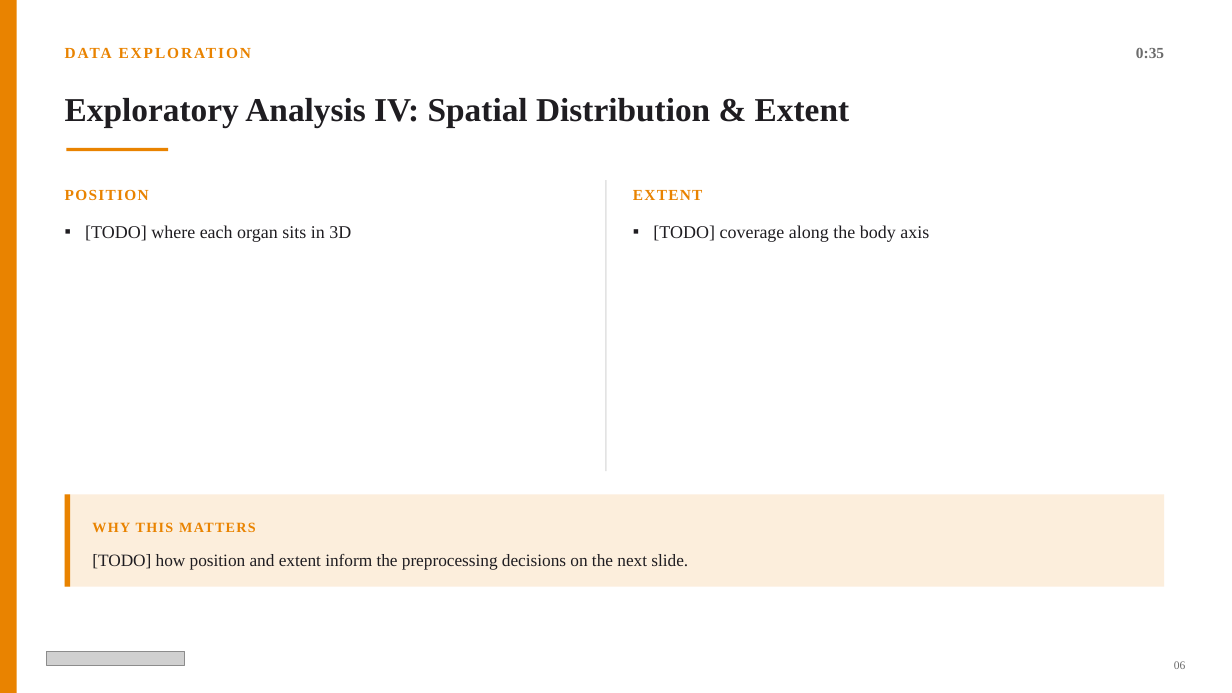
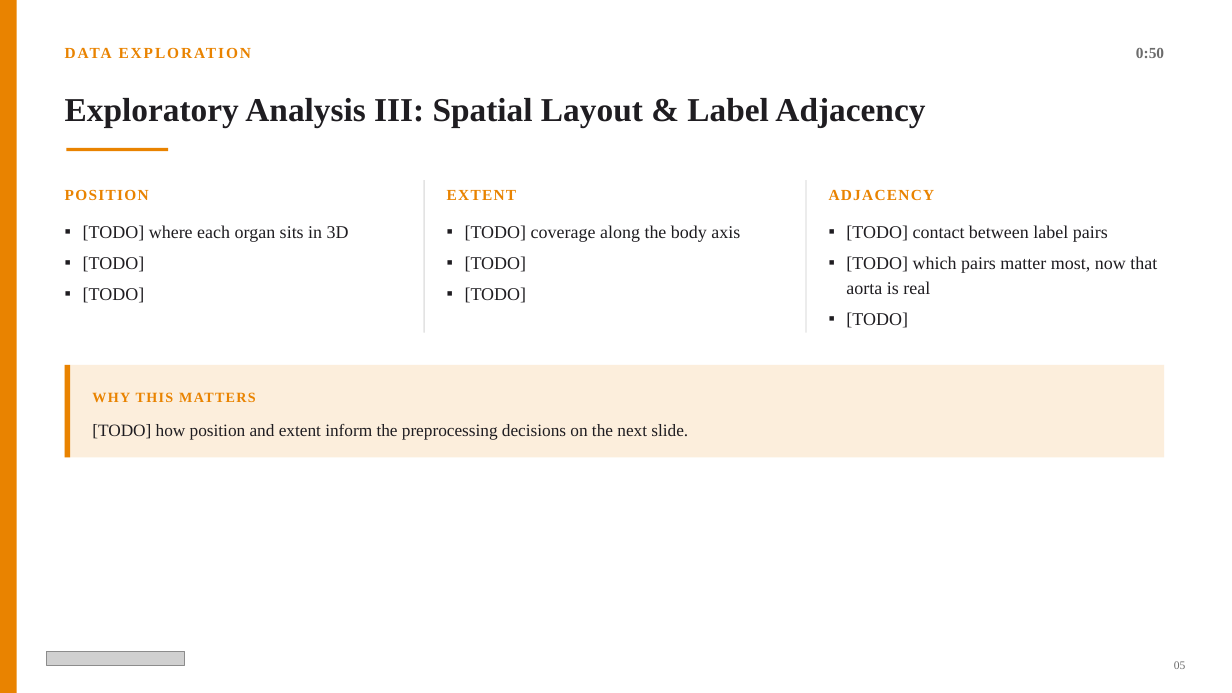
Before and after one commit to HKervadec/ai4mi_project, a slide deck: slide 6 of deck/midproject_outline.pptx (slide 7 before the commit). Drawn at 1232x693 pixels with LibreOffice and Linux fonts; fonts in the diff are those of the drawing; grey boxes stand for pictures. Boxes give left, top, right and bottom in pixels: in the first picture for what was removed or moved away, otherwise in the second. Text is boxed around its words. In the diff, an @@ line names an element or a change of style, - is before the commit and + after.

Commit message:
Update mid-project deck: connected-components and HU figures, adjacency merged into spatial slide

```diff
--- a/deck/midproject_outline.pptx
+++ b/deck/midproject_outline.pptx
@@ text at box(1136, 48, 1164, 58): text changed @@
-0:35
+0:50
@@ text at box(65, 98, 925, 128): text changed @@
-Exploratory Analysis IV: Spatial Distribution & Extent
+Exploratory Analysis III: Spatial Layout & Label Adjacency
@@ rectangle added at box(423, 180, 424, 333), fill #E3E3E3 @@
@@ text "EXTENT": place and size @@
-text "EXTENT" at box(633, 190, 703, 200)
+text "EXTENT" at box(447, 190, 517, 200)
@@ rectangle removed at box(605, 180, 606, 471) @@
@@ rectangle added at box(806, 180, 807, 333), fill #E3E3E3 @@
@@ text added at box(829, 189, 935, 200), 12 pt, text #E98300, bold @@
+ADJACENCY
@@ text at box(83, 225, 349, 242): indent changed; less space between paragraphs @@
@@ text "[TODO] coverage along the body ...": place and size @@
-text "[TODO] coverage along the body ..." at box(653, 225, 929, 242)
+text "[TODO] coverage along the body ..." at box(465, 225, 740, 303)
@@ text at box(465, 225, 740, 242): indent changed; less space between paragraphs @@
@@ text added at box(846, 225, 1157, 328), 14 pt, text #1F1D21 @@
+▪ [TODO] contact between label pairs
+▪ [TODO] which pairs matter most, now that aorta is real
+▪ [TODO]
@@ text at box(83, 256, 145, 303): paragraphs added @@
+▪ [TODO]
+▪ [TODO]
@@ text at box(465, 256, 527, 303): paragraphs added @@
+▪ [TODO]
+▪ [TODO]
@@ 2 texts, 2 rectangles: place and size @@
-2 texts, 2 rectangles at box(65, 494, 1165, 587)
+2 texts, 2 rectangles at box(65, 365, 1165, 457)
@@ text at box(1174, 661, 1186, 669): text changed @@
-06
+05
```
Also in this commit, not shown: 7 other slides changed, 1 slide removed.
